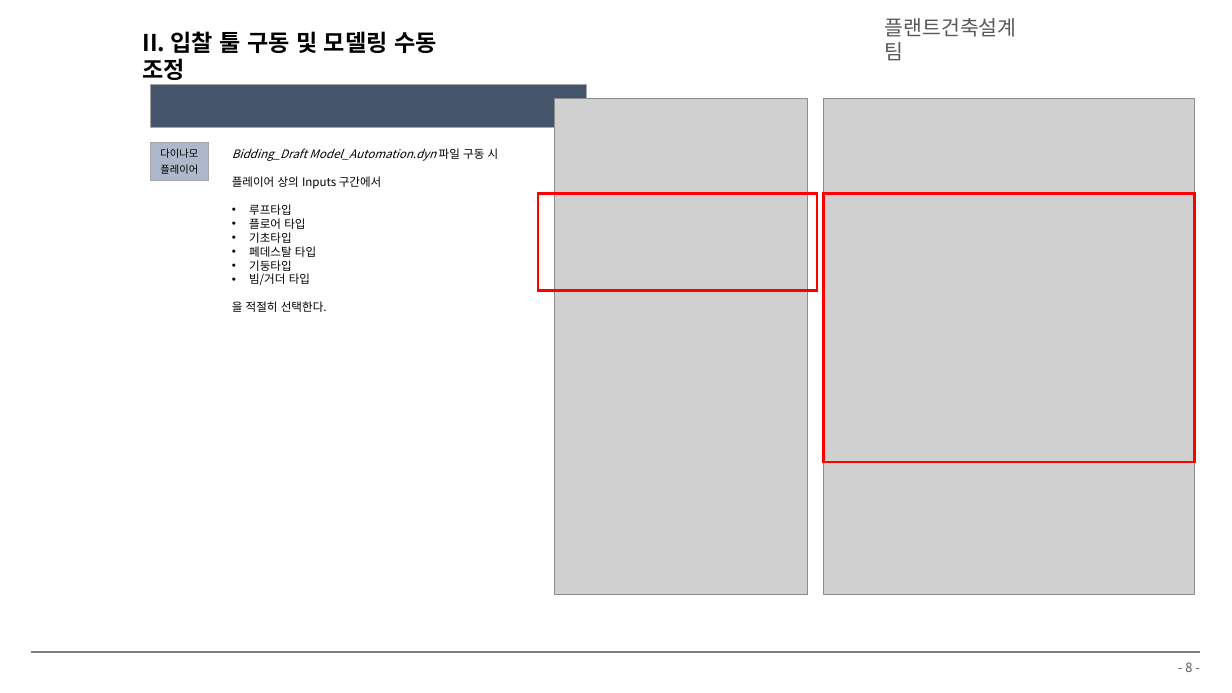
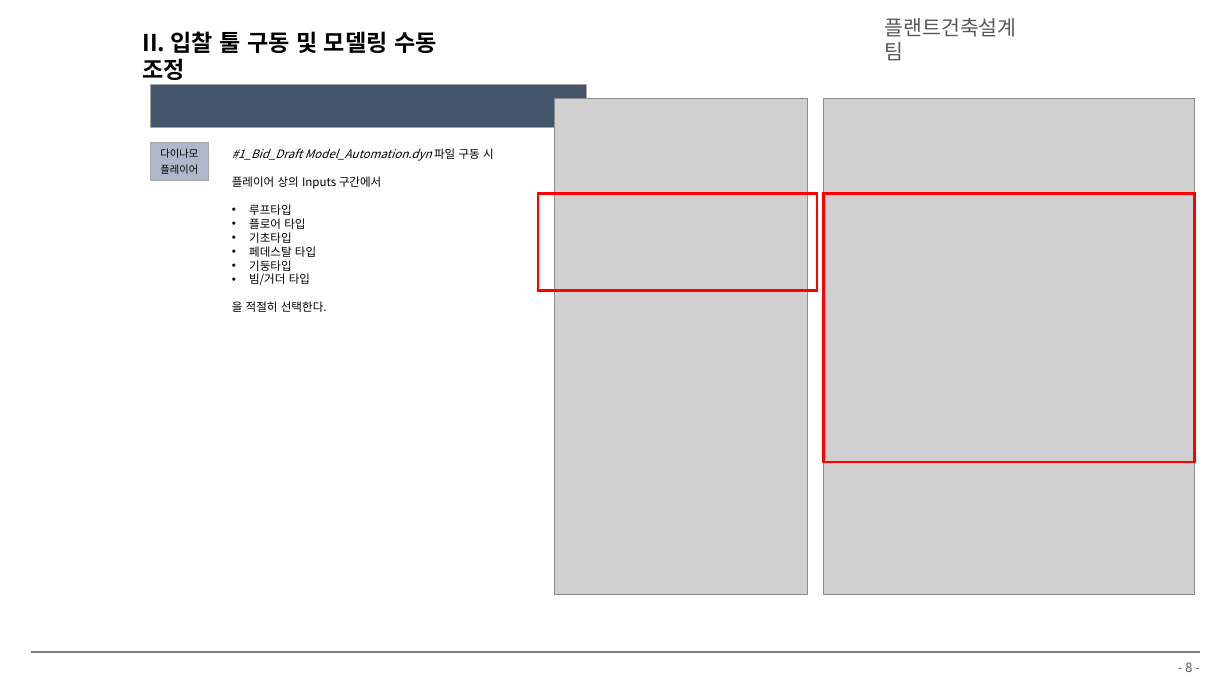
Before and after one commit to hnanmal/mQ, a slide deck: slide 8 of etc/_팀교육/플랜트건축설계팀_BIM 팀 교육자료(2024).pptx. Drawn at 1232x693 pixels with LibreOffice and Linux fonts; fonts in the diff are those of the drawing; grey boxes stand for pictures; background and template pictures are left out. Boxes give left, top, right and bottom in pixels: in the first picture for what was removed or moved away, otherwise in the second. Text is boxed around its words. In the diff, an @@ line names an element or a change of style, - is before the commit and + after.

```diff
--- a/etc/_팀교육/플랜트건축설계팀_BIM 팀 교육자료(2024).pptx
+++ b/etc/_팀교육/플랜트건축설계팀_BIM 팀 교육자료(2024).pptx
@@ text at (232,148,494,161): text changed @@
-Bidding_Draft Model_Automation.dyn 파일 구동 시
+#1_Bid_Draft Model_Automation.dyn 파일 구동 시
```
Also in this commit, not shown: 5 other slides changed, 11 other files.
